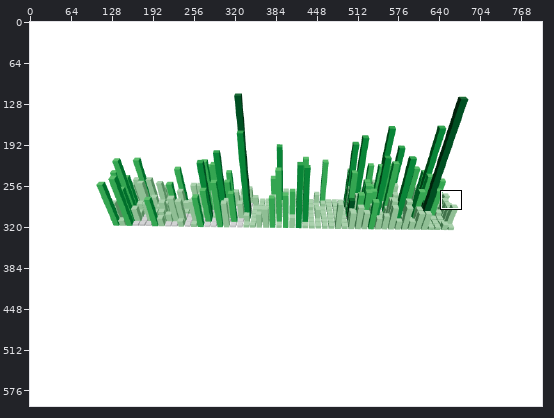
Sprite sheet, stored at assets/skyline.png. Above: a wide view before the commit, with the close-up outlined.
Close-up. Before:
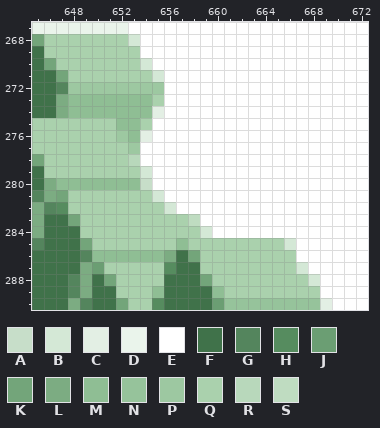
The file is 800x600 pixels. Colours within 5 levels of each other are drawn and written as one. Shown: x 645..672, y 267..290.
Palette (. is transparent): A #c7dec9  B #d4e8d6  C #e3efe4  D #eaf4eb  E #ffffff  F #40724a  G #54855d  H #568c5f  J #6b9e73  K #73a57a  L #7cac82  M #8fbe94  N #96c39b  P #9dc8a1  Q #aad1ad  R #b8d8bb  S #bfdcc1
Pixels before, first column x 645:
267 DDDDDDDDEEEEEEEEEEEEEEEEEEEE
268 KQQQQQQQBEEEEEEEEEEEEEEEEEEE
269 FQQQQQQQQEEEEEEEEEEEEEEEEEEE
270 FKQQQQQQQBEEEEEEEEEEEEEEEEEE
271 FFKQQQQQQQBEEEEEEEEEEEEEEEEE
272 FFGPPPPPPPPEEEEEEEEEEEEEEEEE
273 FFLMMMMMMMQEEEEEEEEEEEEEEEEE
274 FFLMMMMMMMCEEEEEEEEEEEEEEEEE
275 QQQQQQQMMQEEEEEEEEEEEEEEEEEE
276 QQQQQQQPMCEEEEEEEEEEEEEEEEEE
277 QQQQQQQQPEEEEEEEEEEEEEEEEEEE
278 KQQQQQQQREEEEEEEEEEEEEEEEEEE
279 FQQQQQQQQBEEEEEEEEEEEEEEEEEE
280 FLMMMMMMMAEEEEEEEEEEEEEEEEEE
281 GLKQQQQQQQBEEEEEEEEEEEEEEEEE
282 LGHQQQQQQQQBEEEEEEEEEEEEEEEE
283 LFFKQQQQQQQQQSEEEEEEEEEEEEEE
284 LFFFQQQQQQQQQQBEEEEEEEEEEEEE
285 GFFFKQQQQQQQMQQQQQQQQBEEEEEE
286 FFFFGMMMMMMLFKQQQQQQQQEEEEEE
287 FFFFLJQQQQQHFFQQQQQQQQBEEEEE
288 FFFGLFKQQQQFFFKQQQQQQQQBEEEE
289 FFFGLFFQQQMFFFFMQQQQQQQQEEEE
290 FFFLGFFKQQHFFFFJNNNNNNNNCEEE
And afterwards:
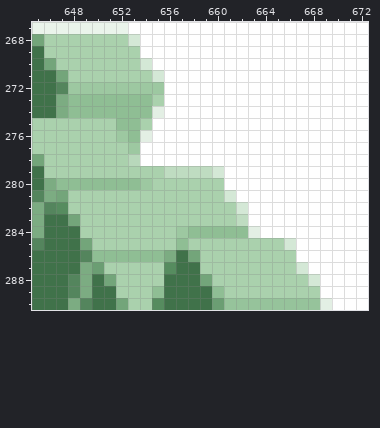
From old to new:
Colour E becomes colour B in row 279 at x 660; in row 281 at x 661; in row 282 at x 662.
Colour E becomes colour C in row 284 at x 663.
Colour B becomes colour M in row 284 at x 659.
Colour E becomes colour M in row 284 at x 660 to 662.
Colour Q becomes colour M in row 284 at x 658.
Colour A becomes colour P in row 280 at x 654.
Colour Q becomes colour P in row 284 at x 657.
Colour B becomes colour Q in row 279 at x 654; in row 281 at x 655; in row 282 at x 656.
Colour E becomes colour Q in row 279 at x 655; in row 280 at x 655 to 660; in row 281 at x 656 to 660; in row 282 at x 657 to 661; in row 283 at x 659 to 661.
Colour S becomes colour Q in row 283 at x 658.
Colour E becomes colour S in row 279 at x 656 to 659; in row 283 at x 662.
Boxes around the changes in both close-ups, in picture pixels (x1, y1, x2, y2):
changed: (140, 166, 260, 238)
